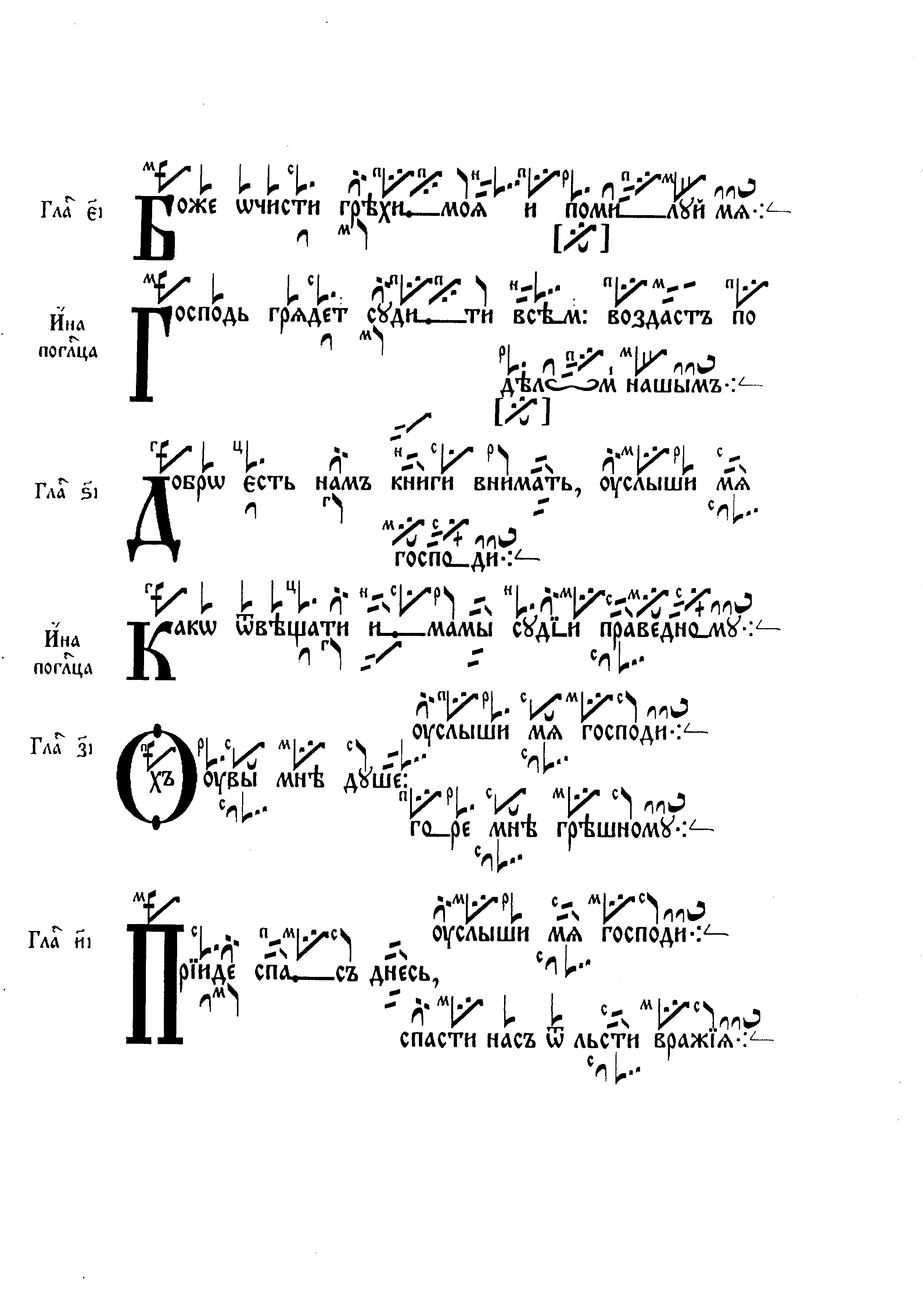
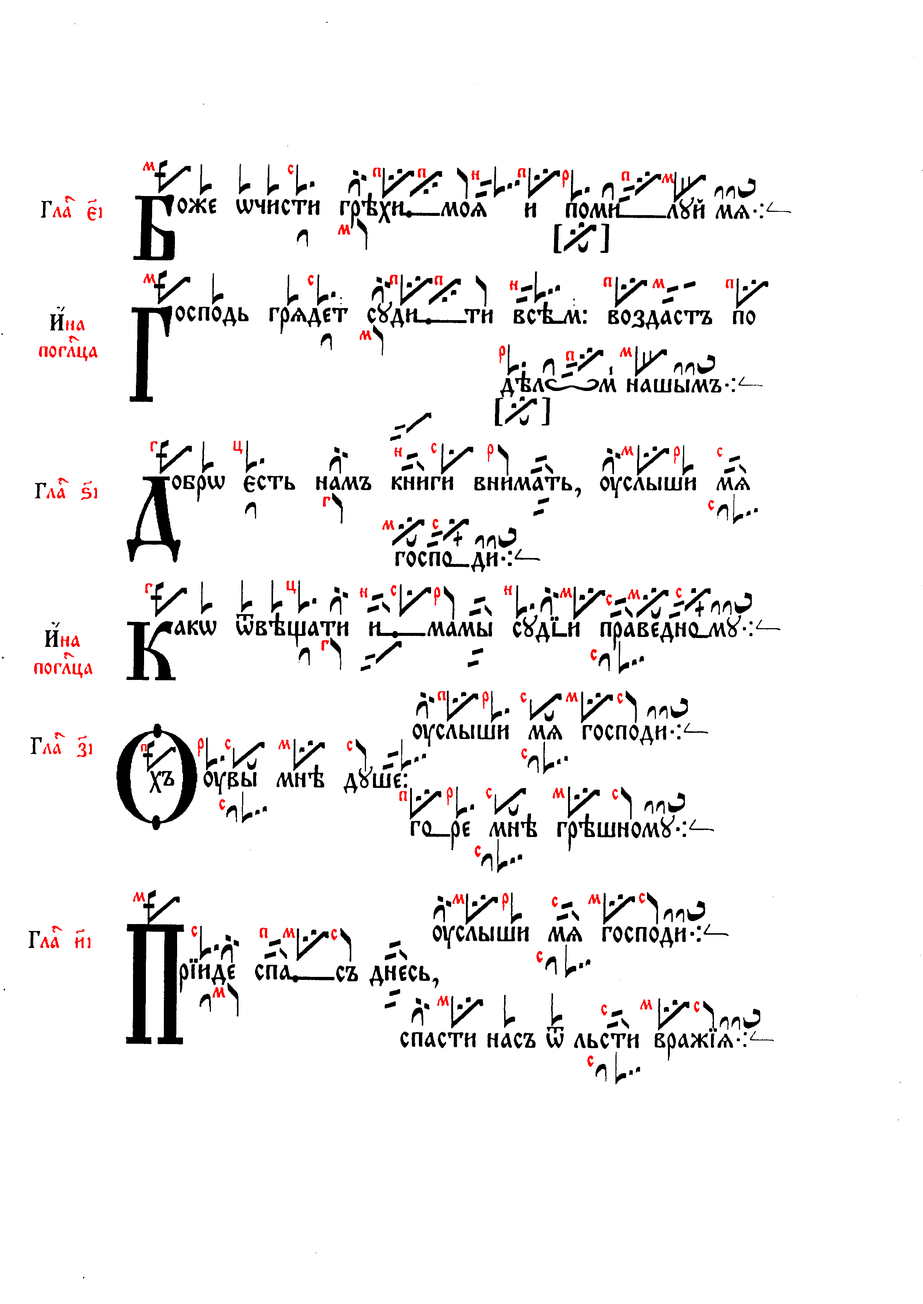
Layered file, before and after one edit (923 x 1304). Changes by layer:
added layer "Червила" above "Чернила" over (34, 161, 734, 1068)
painted on "Чернила" over (34, 161, 734, 1068)
